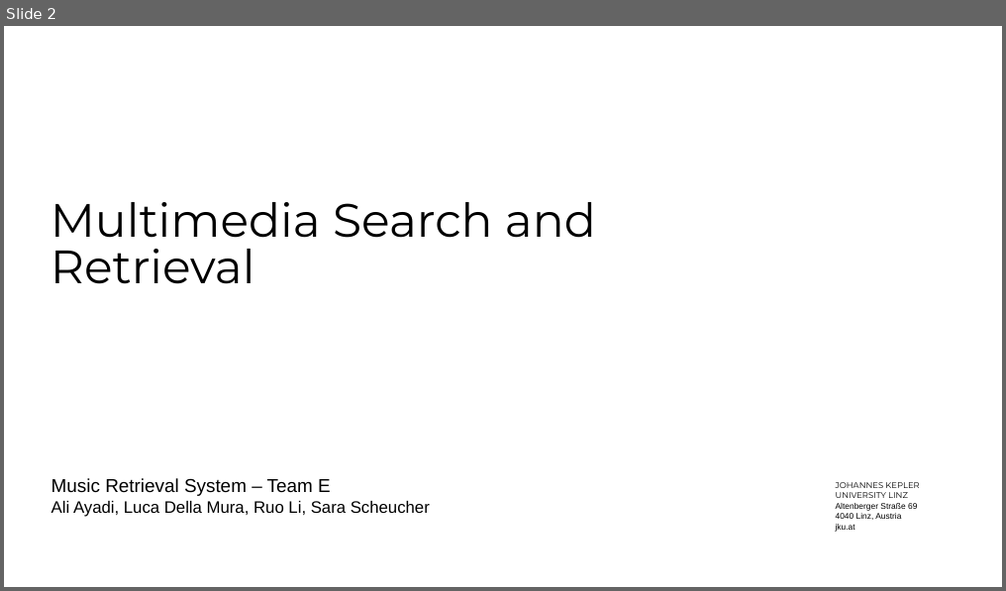
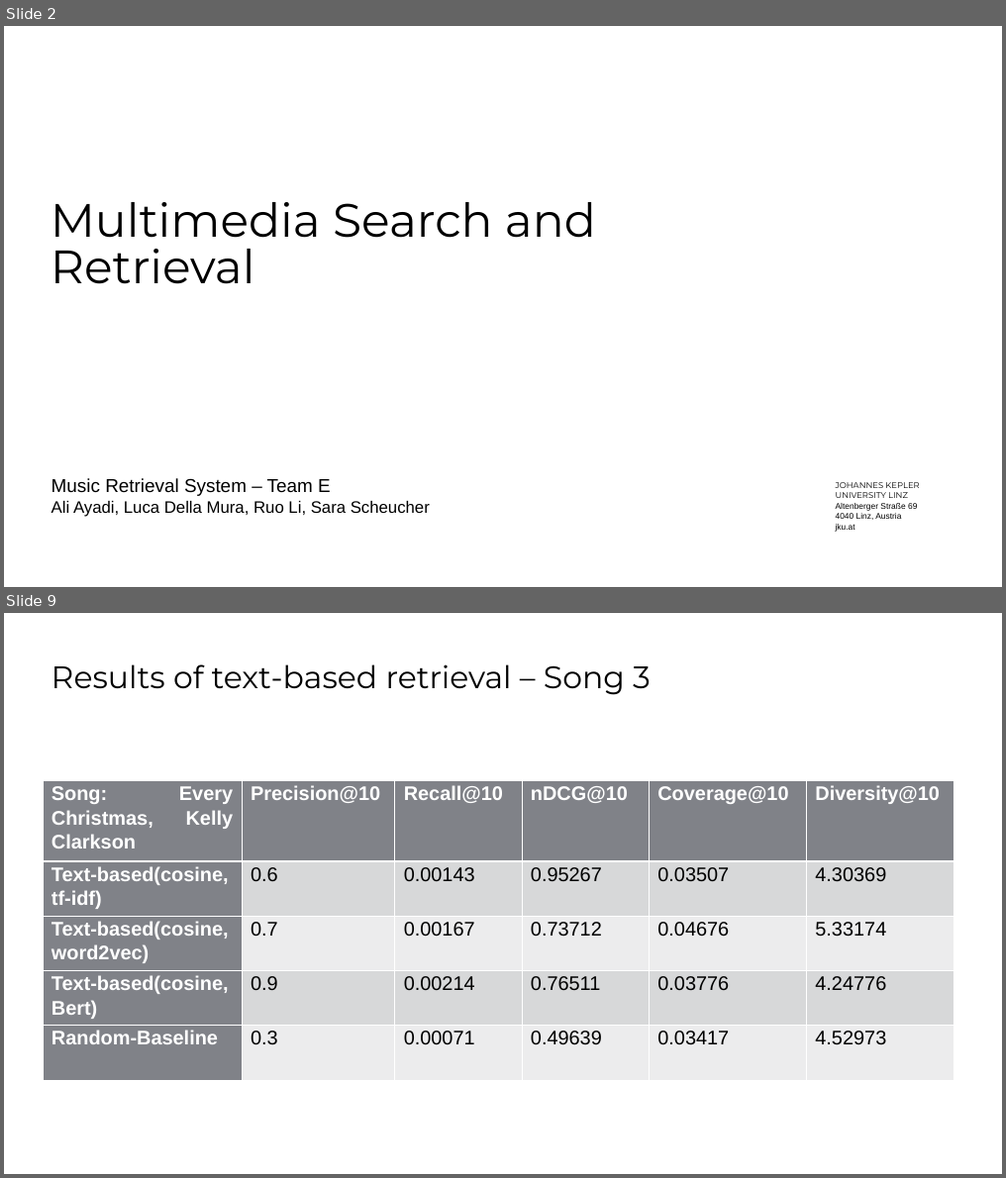
Before and after one commit to SaraCoolman/MMSR, a slide deck: project_3_team_E/Final Presentation.pptx. Shown one above the other, each under a label of ours: slide 2 before the commit, slides 2 and 9 after it; the slides between them are not shown. The pictures are 1006x591 and 1006x1178 pixels, drawn with LibreOffice and Linux fonts; fonts in the diff are those of the drawing; background and template pictures are left out. Boxes give left, top, right and bottom in pixels: in the first picture for what was removed or moved away, otherwise in the second. Text is boxed around its words. In the diff, an @@ line names an element or a change of style, - is before the commit and + after.

```diff
--- a/project_3_team_E/Final Presentation.pptx
+++ b/project_3_team_E/Final Presentation.pptx
@@ slide 9 added at box(4, 613, 1002, 1174), background #FFFFFF @@
@@ title added at box(52, 664, 650, 695), 30 pt, text #000000 @@
+Results of text-based retrieval – Song 3
@@ table added at box(43, 780, 955, 1080), 5 rows, 6 columns @@
+Song: Every Christmas, Kelly Clarkson | Precision@10 | Recall@10 | nDCG@10 | Coverage@10 | Diversity@10
+Text-based(cosine, tf-idf) | 0.6 | 0.00143 | 0.95267 | 0.03507 | 4.30369
+Text-based(cosine, / word2vec) | 0.7 | 0.00167 | 0.73712 | 0.04676 | 5.33174
+Text-based(cosine, / Bert) | 0.9 | 0.00214 | 0.76511 | 0.03776 | 4.24776
+Random-Baseline | 0.3 | 0.00071 | 0.49639 | 0.03417 | 4.52973
```
Also in this commit, not shown: 1 slide changed, 14 other slides added, 3 slides removed.
